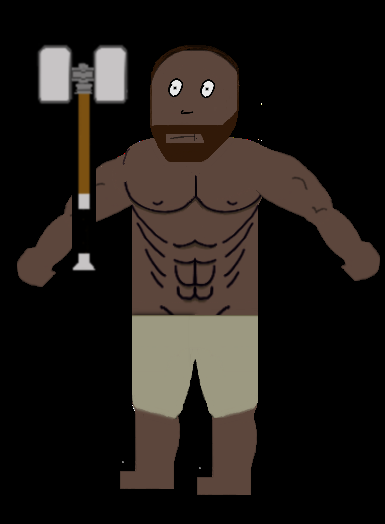
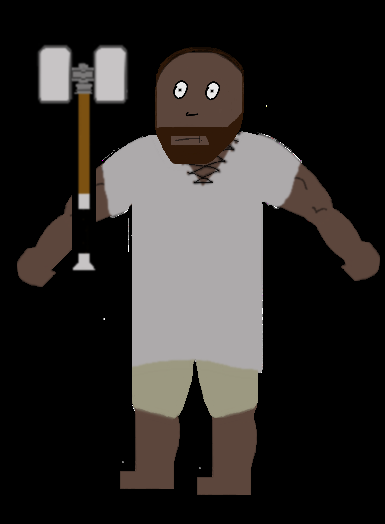
Two versions of the same layered image (385px x 524px). Layer-by-layer changes:
moved "Neue Gruppe" (8th of 13) out of group "Neue Gruppe" over [left=38, top=45, right=359, bottom=419]
moved "Neue Gruppe" (9th of 13, in "Neue Gruppe") into group "Neue Gruppe" over [left=38, top=45, right=359, bottom=419]
renamed "Bild eingefügt" to "Ebene 30", showed it, painted on it over [left=131, top=45, right=266, bottom=145]
renamed "Ebene 29" to "Bild eingefügt", moved it into group "Neue Gruppe", painted on it over [left=147, top=45, right=267, bottom=171]
renamed "Bild eingefügt" to "Aus Auswahl", painted on it over [left=101, top=45, right=262, bottom=225]
showed "Aus Auswahl" (15th of 27, in "Neue Gruppe"), moved it into group "Neue Gruppe", painted on it over [left=101, top=125, right=302, bottom=216]
showed "Ebene 35" (2nd of 2, in "Neue Gruppe"), moved it into group "Neue Gruppe", painted on it over [left=101, top=120, right=309, bottom=384]
moved "Ebene 31" (3rd of 4, in "Neue Gruppe") into group "Neue Gruppe" over [left=38, top=140, right=135, bottom=278]
moved "Neue Gruppe" (11th of 13, in "Neue Gruppe") into group "Neue Gruppe" over [left=132, top=307, right=263, bottom=419]
painted on "Aus Auswahl" (18th of 27, in "Neue Gruppe" › "Neue Gruppe") over [left=192, top=307, right=259, bottom=417]
painted on "Aus Auswahl" (20th of 27, in "Neue Gruppe" › "Neue Gruppe") over [left=132, top=307, right=202, bottom=419]
moved "Neue Gruppe" (12th of 13, in "Neue Gruppe") into group "Neue Gruppe" over [left=247, top=140, right=359, bottom=292]
painted on "Aus Auswahl" (23rd of 27, in "Neue Gruppe" › "Neue Gruppe") over [left=266, top=142, right=309, bottom=222]
moved "Ebene 9" (3rd of 3, in "Neue Gruppe") into group "Neue Gruppe", painted on it over [left=101, top=134, right=277, bottom=362]
moved "Neue Gruppe" (13th of 13, in "Neue Gruppe") into group "Neue Gruppe" over [left=38, top=146, right=150, bottom=298]
…and 6 more changes (6 painted, 1 renamed, 2 stack)
